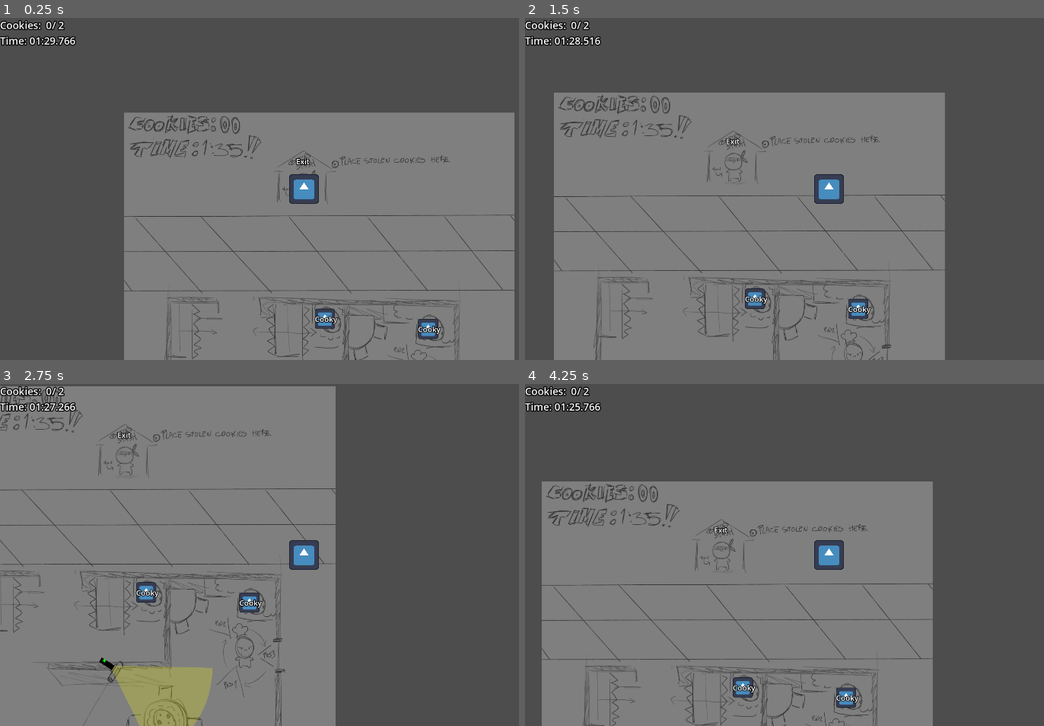
Above: before the commit, frames 1-4 (two rows, left to right).
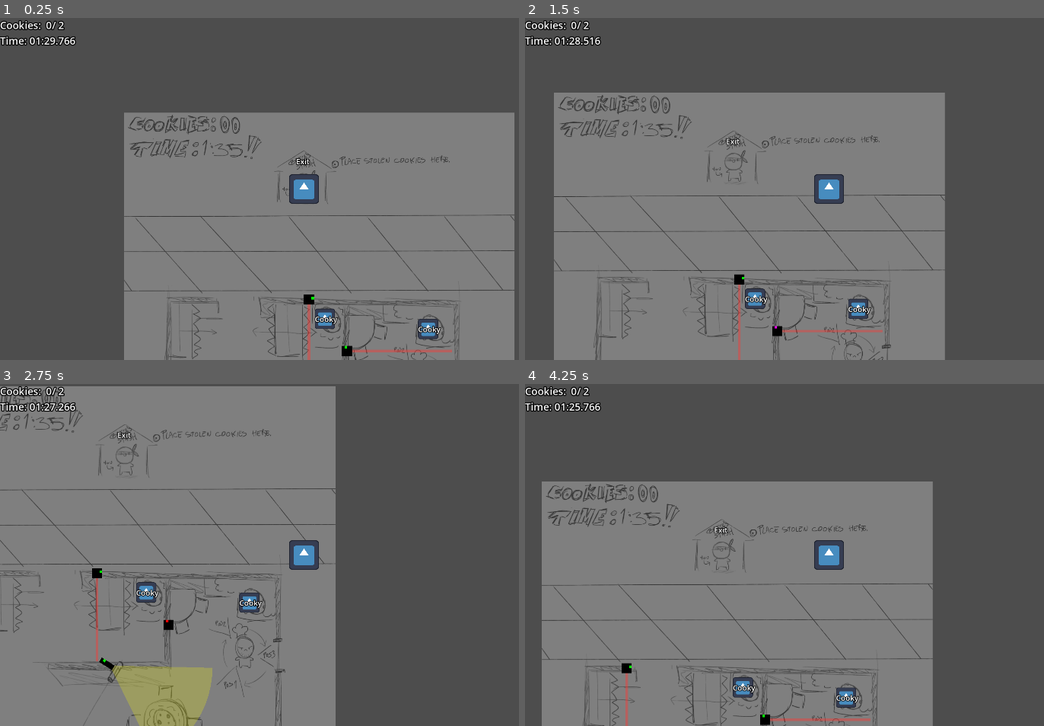
Above: after the commit, the same moments.

Repository: Fan-Dev1/BrackeysGameJam
Game: Godot game, scene res://levels/level_01.tscn
Same seed, same stepped clock (60 frames per second), same inputs: the game is played once before the commit and once after it. The engine's default icon, where the game draws it, is replaced by a stand-in: a white triangle on a blue panel in a dark square.
Inputs:
- Up to frame 1 (0.25 s): no input
- Up to frame 2 (1.5 s): hold D (move_right) 0.53-1.28 s; hold S (move_down) from 1.28 s (still down)
- Up to frame 3 (2.75 s): release S (move_down) at 2.03 s; hold D (move_right) from 2.03 s (still down)
- Up to frame 4 (4.25 s): release D (move_right) at 2.78 s; hold W (move_up) 2.78-3.53 s; hold A (move_left) from 3.53 s (still down)

The runs differ from the first frame. In frame 1, 0.4% of the frame differs, in the area x 58-88%, y 80-100%; in frame 2, 0.4%; in frame 3, 0.2%; in frame 4, 0.4%.

Commit message:
Add detection_beam, which can be configured with a blinking_pattern to turn on and off

Diff:
--- /dev/null
+++ b/core/blinking_led.gd
@@ -0,0 +1,31 @@
+class_name BlinkingLed
+extends ColorRect
+
+@export var min_interval := 0.04  # Fastest blink speed
+@export var max_interval := 0.50  # Slowest blink speed
+@export var timer: Timer
+
+var is_blinking := false
+
+
+func _process(delta: float) -> void:
+	if (not is_blinking
+			and timer.time_left <= 1.0
+			and timer.time_left > min_interval):
+		is_blinking = true
+		await blink_cycle()
+		is_blinking = false
+
+
+func blink_cycle() -> void:
+	var idle_color = color
+	var ratio := timer.time_left / timer.wait_time
+	var blink_duration := lerpf(min_interval, max_interval, ratio)
+	color = idle_color.inverted()
+	await get_tree().create_timer(blink_duration).timeout
+	color = idle_color
+
+	# cooldown
+	ratio = timer.time_left / timer.wait_time
+	blink_duration = lerpf(min_interval, max_interval, ratio)
+	await get_tree().create_timer(blink_duration).timeout
--- /dev/null
+++ b/core/detection_beam/detection_beam.gd
@@ -0,0 +1,104 @@
+@tool
+class_name DetectionBeam
+extends Area2D
+
+enum Mode { KEEP_ON, KEEP_OFF, BLINK_PATTERN }
+
+@export var mode := Mode.BLINK_PATTERN : set = set_beam_mode
+@export var beam_enabled := true : set = set_beam_enabled
+@export var beam_length := 250.0 : set = set_beam_length
+
+## even number = on duration in sec, odd number = off duration in sec[br]
+## example: [0.4, 0.2, 1.0, 0.2] <=> on=0.4s -> off=0.2s -> on=1.0s -> off=0.2 -> repeat
+@export var blink_pattern := PackedFloat32Array()
+var blink_pattern_index := 0
+
+@onready var blink_timer: Timer = $BlinkTimer
+@onready var beam_line_2d: Line2D = %BeamLine2D
+@onready var beam_collision_shape: CollisionShape2D = %BeamCollisionShape
+
+
+# Called when the node enters the scene tree for the first time.
+func _ready() -> void:
+	_setup_beam_length()
+	_start_blink_timer()
+
+
+func _setup_beam_length() -> void:
+	beam_line_2d.clear_points()
+	beam_line_2d.add_point(Vector2.ZERO)
+	beam_line_2d.add_point(Vector2.RIGHT * beam_length)
+
+	var beam_shape := SegmentShape2D.new()
+	beam_shape.a = beam_line_2d.get_point_position(0)
+	beam_shape.b = beam_line_2d.get_point_position(1)
+	beam_collision_shape.shape = beam_shape
+
+
+func _start_blink_timer():
+	if Engine.is_editor_hint():
+		return
+	if blink_pattern.is_empty():
+		push_warning("empty_blink_pattern")
+		blink_timer.start(2.0)
+	else:
+		var blink_duration_sec := blink_pattern.get(blink_pattern_index)
+		blink_timer.start(blink_duration_sec)
+
+
+func _on_blink_timer_timeout() -> void:
+	if mode != Mode.BLINK_PATTERN:
+		return
+	blink_pattern_index += 1
+	if blink_pattern_index >= blink_pattern.size():
+		blink_pattern_index = 0
+		set_beam_enabled(true)
+	else:
+		set_beam_enabled(not beam_enabled)
+	_start_blink_timer()
+
+
+func set_beam_length(length: float) -> void:
+	beam_length = length
+	if is_node_ready():
+		_setup_beam_length()
+
+
+func set_beam_enabled(enabled: bool) -> void:
+	beam_enabled = enabled
+	if is_node_ready():
+		beam_line_2d.visible = beam_enabled
+		beam_collision_shape.disabled = not beam_enabled
+		if beam_enabled:
+			$LazerStateRect.color = Color.GREEN
+		else:
+			$LazerStateRect.color = Color.RED
+
+
+func set_beam_mode(_mode: Mode) -> void:
+	mode = _mode
+	match mode:
+		Mode.KEEP_ON:  set_beam_enabled(true)
+		Mode.KEEP_OFF: set_beam_enabled(false)
+		Mode.BLINK_PATTERN: _enter_blink_pattern_mode()
+
+
+func _enter_blink_pattern_mode() -> void:
+	if blink_pattern.is_empty():
+		push_warning("blink_pattern should contain at least 2 duration periods but was: " + str(blink_pattern.size()))
+		set_beam_mode(Mode.KEEP_ON) # fallback to keep
+	else:
+		blink_pattern_index = 0
+		_start_blink_timer()
+
+
+func _physics_process(delta: float) -> void:
+	if beam_enabled:
+		_scan_overlapping_bodies()
+
+
+func _scan_overlapping_bodies():
+	for body: Node2D in get_overlapping_bodies():
+		if body is Player:
+			# alert about spotted player
+			Global.player_spotted.emit(body.global_position)
--- /dev/null
+++ b/core/detection_beam/detection_beam.tscn
@@ -0,0 +1,44 @@
+[gd_scene load_steps=4 format=3 uid="uid://cqscxj4caxy1i"]
+
+[ext_resource type="Script" uid="uid://b0n8mtigge4g2" path="res://core/detection_beam/detection_beam.gd" id="1_p7rxj"]
+[ext_resource type="Script" uid="uid://cqufeafed1a5a" path="res://core/blinking_led.gd" id="2_lgpul"]
+
+[sub_resource type="SegmentShape2D" id="SegmentShape2D_lgpul"]
+b = Vector2(250, 0)
+
+[node name="DetectionBeam" type="Area2D"]
+collision_layer = 0
+collision_mask = 2
+script = ExtResource("1_p7rxj")
+blink_pattern = PackedFloat32Array(2, 2, 4, 4)
+
+[node name="BlinkTimer" type="Timer" parent="."]
+wait_time = 4.0
+one_shot = true
+
+[node name="LazerRect" type="ColorRect" parent="."]
+offset_left = -32.0
+offset_top = -16.0
+offset_bottom = 16.0
+color = Color(0, 0, 0, 1)
+
+[node name="LazerStateRect" type="ColorRect" parent="." node_paths=PackedStringArray("timer")]
+offset_left = -24.0
+offset_top = -16.0
+offset_right = -16.0
+offset_bottom = -8.0
+color = Color(0, 1, 0, 1)
+script = ExtResource("2_lgpul")
+timer = NodePath("../BlinkTimer")
+
+[node name="BeamLine2D" type="Line2D" parent="."]
+unique_name_in_owner = true
+points = PackedVector2Array(0, 0, 250, 0)
+width = 8.0
+default_color = Color(1, 0.223529, 0.2, 0.431373)
+
+[node name="BeamCollisionShape" type="CollisionShape2D" parent="."]
+unique_name_in_owner = true
+shape = SubResource("SegmentShape2D_lgpul")
+
+[connection signal="timeout" from="BlinkTimer" to="." method="_on_blink_timer_timeout"]
--- a/core/global.gd
+++ b/core/global.gd
@@ -21,7 +21,7 @@
 	spotted_marker.color = Color.DARK_MAGENTA
 	spotted_marker.size = Vector2(8.0, 8.0)
 	spotted_marker.global_position = player_position
-	get_tree().root.add_child(spotted_marker)
+	add_child(spotted_marker)
 	await get_tree().create_timer(0.5).timeout
 	spotted_marker.queue_free()
 
--- a/levels/level_01.tscn
+++ b/levels/level_01.tscn
@@ -1,10 +1,11 @@
-[gd_scene load_steps=15 format=3 uid="uid://d2j2q3cwvwesw"]
+[gd_scene load_steps=19 format=3 uid="uid://d2j2q3cwvwesw"]
 
 [ext_resource type="PackedScene" uid="uid://dptqv0l043tyw" path="res://levels/base_level.tscn" id="1_ty3hu"]
 [ext_resource type="Texture2D" uid="uid://bdsbune6m5ul1" path="res://levels/level_01_mockup.png" id="2_mckh2"]
 [ext_resource type="PackedScene" uid="uid://b3lmri50c7jn1" path="res://core/cookie_stash/cookie_stash.tscn" id="3_81a5f"]
 [ext_resource type="PackedScene" uid="uid://cdppfmbhnfc3d" path="res://core/security_camera/security_camera.tscn" id="4_gg43x"]
 [ext_resource type="Script" uid="uid://cw0363ko8eoy5" path="res://core/security_camera/camera_position.gd" id="5_mllcm"]
+[ext_resource type="PackedScene" uid="uid://cqscxj4caxy1i" path="res://core/detection_beam/detection_beam.tscn" id="6_q7ibo"]
 
 [sub_resource type="RectangleShape2D" id="RectangleShape2D_mckh2"]
 size = Vector2(25, 522)
@@ -26,6 +27,45 @@
 
 [sub_resource type="RectangleShape2D" id="RectangleShape2D_cg8v6"]
 size = Vector2(916.563, 26)
+
+[sub_resource type="Animation" id="Animation_cg8v6"]
+length = 0.001
+tracks/0/type = "value"
+tracks/0/imported = false
+tracks/0/enabled = true
+tracks/0/path = NodePath(".:position")
+tracks/0/interp = 1
+tracks/0/loop_wrap = true
+tracks/0/keys = {
+"times": PackedFloat32Array(0),
+"transitions": PackedFloat32Array(1),
+"update": 0,
+"values": [Vector2(592, 621)]
+}
+
+[sub_resource type="Animation" id="Animation_q7ibo"]
+resource_name = "loop_detection_beam"
+length = 13.0
+loop_mode = 1
+step = 0.1
+tracks/0/type = "value"
+tracks/0/imported = false
+tracks/0/enabled = true
+tracks/0/path = NodePath(".:position")
+tracks/0/interp = 1
+tracks/0/loop_wrap = true
+tracks/0/keys = {
+"times": PackedFloat32Array(0, 2, 5, 7, 10, 13),
+"transitions": PackedFloat32Array(1, 1, 1, 1, 1, 1),
+"update": 0,
+"values": [Vector2(592, 621), Vector2(592, 621), Vector2(169, 621), Vector2(169, 621), Vector2(592, 621), Vector2(592, 621)]
+}
+
+[sub_resource type="AnimationLibrary" id="AnimationLibrary_j0sdw"]
+_data = {
+&"RESET": SubResource("Animation_cg8v6"),
+&"loop_detection_beam": SubResource("Animation_q7ibo")
+}
 
 [sub_resource type="Resource" id="Resource_mllcm"]
 script = ExtResource("5_mllcm")
@@ -102,8 +142,22 @@
 [node name="CookieStash2" parent="." index="5" instance=ExtResource("3_81a5f")]
 position = Vector2(642, 666)
 
-[node name="Player" parent="." index="6"]
-position = Vector2(576, 256)
+[node name="DetectionBeam1" parent="." index="6" instance=ExtResource("6_q7ibo")]
+position = Vector2(728, 768)
+beam_length = 316.0
+
+[node name="DetectionBeam2" parent="." index="7" instance=ExtResource("6_q7ibo")]
+position = Vector2(592, 621)
+rotation = 1.5708
+beam_length = 262.0
+blink_pattern = PackedFloat32Array(5, 2, 3, 3)
+
+[node name="AnimationPlayer" type="AnimationPlayer" parent="DetectionBeam2" index="5"]
+callback_mode_process = 0
+libraries = {
+&"": SubResource("AnimationLibrary_j0sdw")
+}
+autoplay = "loop_detection_beam"
 
 [node name="SecurityCamera" parent="." index="8" instance=ExtResource("4_gg43x")]
 position = Vector2(538.053, 903.929)
@@ -112,3 +166,6 @@
 left_limit = 0.0
 right_limit = 3.14159
 camera_positions = Array[ExtResource("5_mllcm")]([SubResource("Resource_mllcm"), SubResource("Resource_q7ibo")])
+
+[node name="Player" parent="." index="9"]
+position = Vector2(576, 256)
Not shown, added: core/blinking_led.gd.uid
Not shown, added: core/detection_beam/detection_beam.gd.uid
